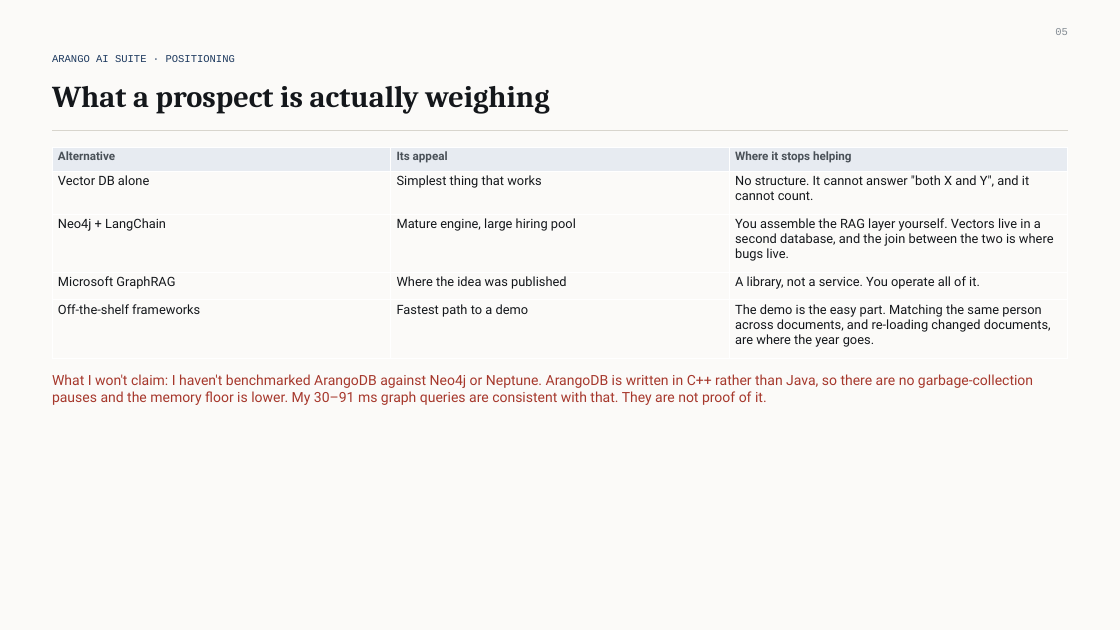
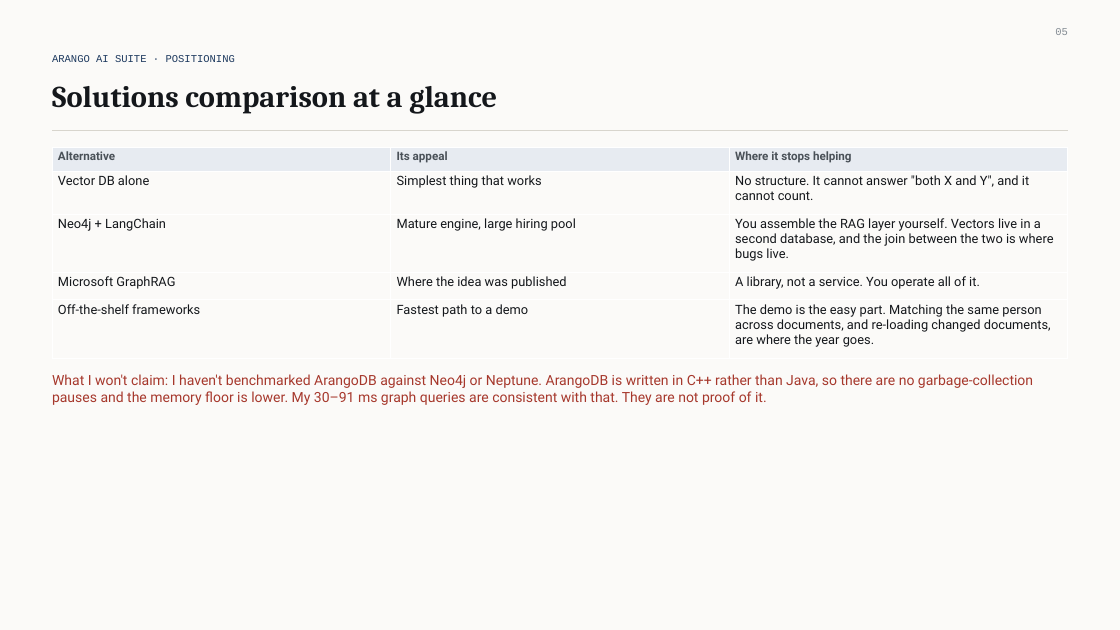
Before and after one commit to extempore66/graph-rag-llm-legal-docs, a slide deck: slide 6 of presos/Graph_RAG_Interview_Deck.pptx. Drawn at 1120x630 pixels with LibreOffice and Linux fonts; fonts in the diff are those of the drawing. Boxes give left, top, right and bottom in pixels: in the first picture for what was removed or moved away, otherwise in the second. Text is boxed around its words. In the diff, an @@ line names an element or a change of style, - is before the commit and + after.

```diff
--- a/presos/Graph_RAG_Interview_Deck.pptx
+++ b/presos/Graph_RAG_Interview_Deck.pptx
@@ text at (52,86,497,114): text changed @@
-What a prospect is actually weighing
+Solutions comparison at a glance
```
Also in this commit, not shown: 8 other slides changed, 2 slides removed, 2 other files.
